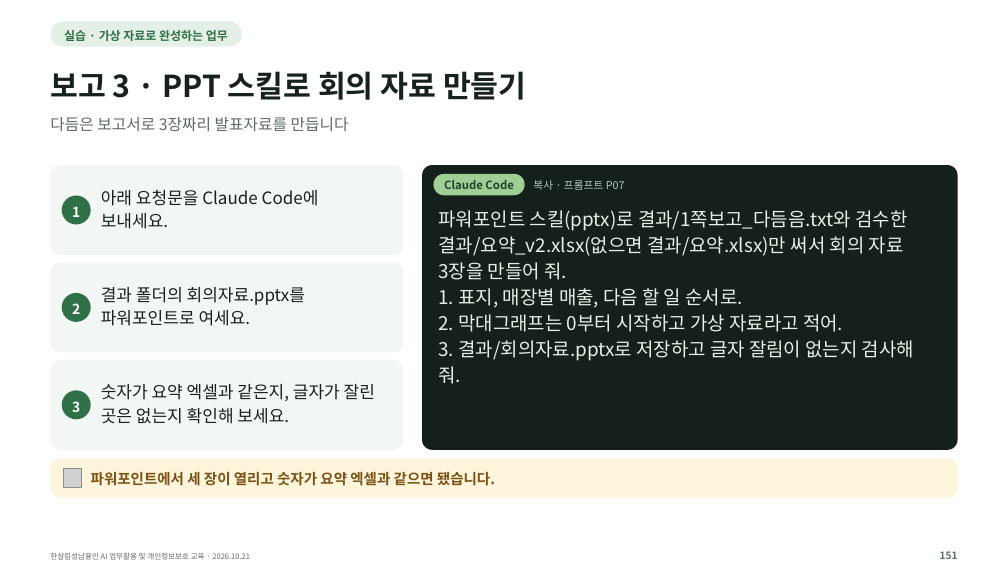
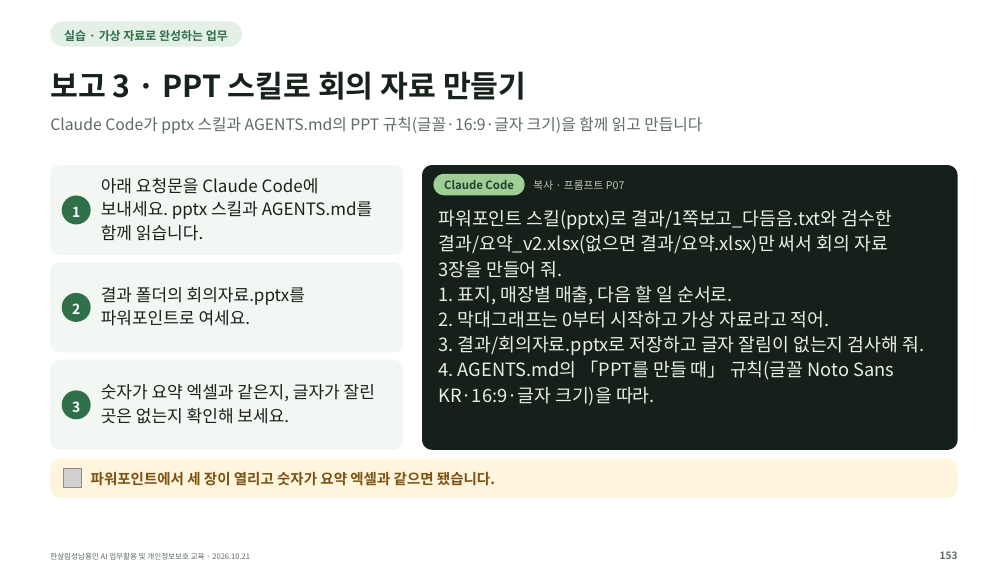
Before and after one commit to kscold/kscold-blog-version-2, a slide deck: slide 128 of apps/web/public/hansalim/files/한살림_AI교육_강의자료.pptx (slide 126 before the commit). Drawn at 1008x567 pixels with LibreOffice and Linux fonts; fonts in the diff are those of the drawing; grey boxes stand for pictures. Boxes give left, top, right and bottom in pixels: in the first picture for what was removed or moved away, otherwise in the second. Text is boxed around its words. In the diff, an @@ line names an element or a change of style, - is before the commit and + after.

Commit message:
fix(frontend): 실습 준비 안내가 추가된 한살림 140장 자료 반영
- 강의 원본 bd07fcc의 PDF·PPT·실습 ZIP·글꼴 ZIP을 크기와 SHA-256 검증 후 교체
- 실습에서 생성하는 PPT에도 쓰이는 글꼴임을 설명하고 다운로드 자체에는 불필요함을 구분
- 선택 글꼴 안내 회귀 검사를 최신 문구에 맞춰 보강

```diff
--- a/apps/web/public/hansalim/files/한살림_AI교육_강의자료.pptx
+++ b/apps/web/public/hansalim/files/한살림_AI교육_강의자료.pptx
@@ text at bbox=[50, 117, 702, 134]: text changed @@
-다듬은 보고서로 3장짜리 발표자료를 만듭니다
+Claude Code가 pptx 스킬과 AGENTS.md의 PPT 규칙(글꼴·16:9·글자 크기)을 함께 읽고 만듭니다
@@ text "아래 요청문을 Claude Code에": place and size @@
-text "아래 요청문을 Claude Code에" at bbox=[101, 190, 319, 229]
+text "아래 요청문을 Claude Code에" at bbox=[101, 178, 372, 241]
@@ text at bbox=[101, 201, 372, 241]: text changed @@
-보내세요.
+보내세요. pptx 스킬과 AGENTS.md를
+함께 읽습니다.
@@ text at bbox=[438, 210, 891, 328]: size 18 to 17.4 pt in "파워포인트 스킬(pptx)로 결과/1쪽보고_다듬음.txt와 검수한", "결과/요약_v2.xlsx(없으면 결과/요약.xlsx)만 써서 회의 자료", "3장을 만들어 줘.", "1. 표지, 매장별 매출, 다음 할 일 ..." and 1 more places; line spacing 24.8pt to 24pt @@
@@ text at bbox=[438, 336, 924, 406]: text changed; size 18 to 17.4 pt @@
-3. 결과/회의자료.pptx로 저장하고 글자 잘림이 없는지 검사해
-줘.
+3. 결과/회의자료.pptx로 저장하고 글자 잘림이 없는지 검사해 줘.
+4. AGENTS.md의 「PPT를 만들 때」 규칙(글꼴 Noto Sans
+KR·16:9·글자 크기)을 따라.
@@ text at bbox=[940, 551, 958, 559]: text changed @@
-151
+153
```
Also in this commit, not shown: 33 other slides changed, 2 slides added, 6 other files.
